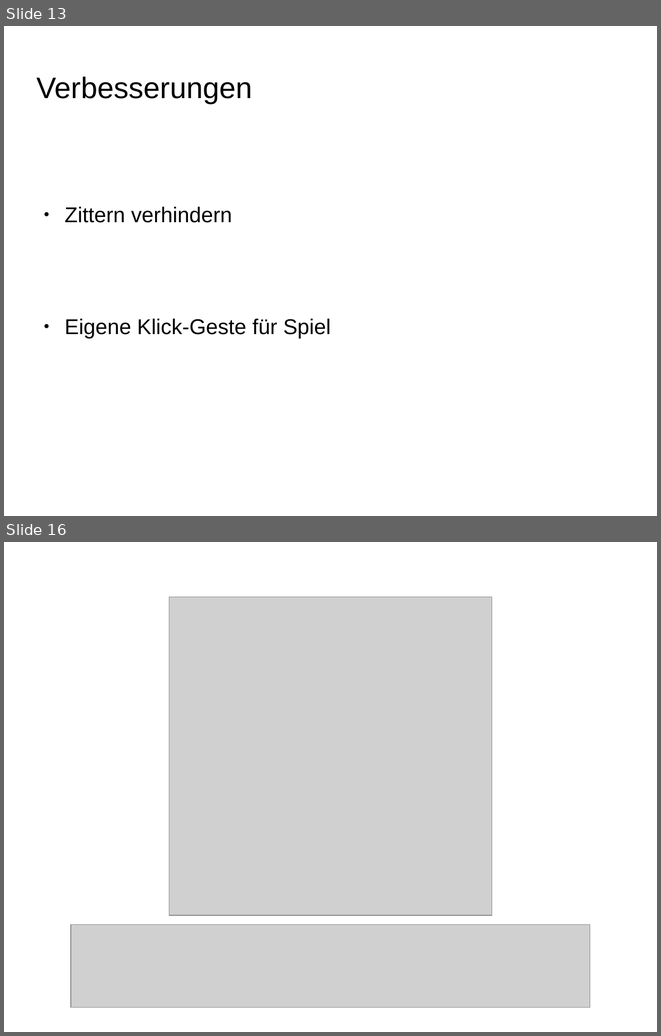
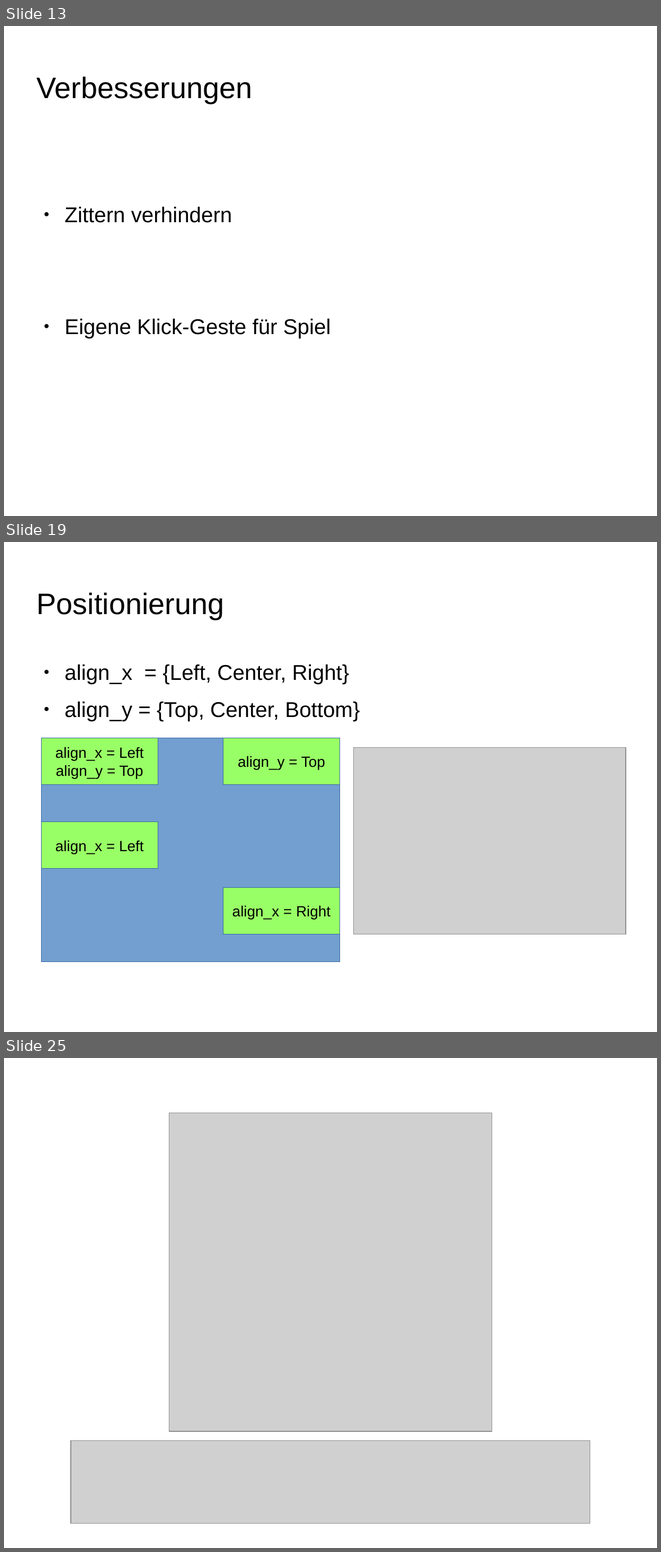
Before and after one commit to dagophil/sfml_openni, a slide deck: presentation/haegele_schill_kinect_menu.odp. Shown one above the other, each under a label of ours: slides 13 and 16 before the commit, slides 13, 19 and 25 after it; the slides between them are not shown. The pictures are 661x1036 and 661x1552 pixels, drawn with LibreOffice and Linux fonts; fonts in the diff are those of the drawing; grey boxes stand for pictures; background and template pictures are left out. Boxes give left, top, right and bottom in pixels: in the first picture for what was removed or moved away, otherwise in the second. Text is boxed around its words. In the diff, an @@ line names an element or a change of style, - is before the commit and + after.

```diff
--- a/presentation/haegele_schill_kinect_menu.odp
+++ b/presentation/haegele_schill_kinect_menu.odp
@@ slide 19 added at [4,542,657,1032], background picture (left out) @@
@@ title added at [37,592,224,619], 36 pt, text #000000 @@
+Positionierung
@@ text added at [64,664,360,721], 26 pt, text #000000 @@
+● align_x = {Left, Center, Right}
+● align_y = {Top, Center, Bottom}
@@ rectangle added at [41,738,340,962], fill #729FCF, outline #3465A4 0 pt @@
@@ rectangle added at [41,738,158,785], fill #99FF66, outline #3465A4 0 pt, 18 pt, text #000000 @@
+align_x = Left
+align_y = Top
@@ rectangle added at [223,738,340,785], fill #99FF66, outline #3465A4 0 pt, 18 pt, text #000000 @@
+align_y = Top
@@ picture added at [354,747,626,934] @@
@@ rectangle added at [41,822,158,868], fill #99FF66, outline #3465A4 0 pt, 18 pt, text #000000 @@
+align_x = Left
@@ rectangle added at [223,888,340,934], fill #99FF66, outline #3465A4 0 pt, 18 pt, text #000000 @@
+align_x = Right
@@ what was slide 16 is now slide 25 @@
```
Also in this commit, not shown: 2 slides changed, 12 other slides added, 4 slides removed.
